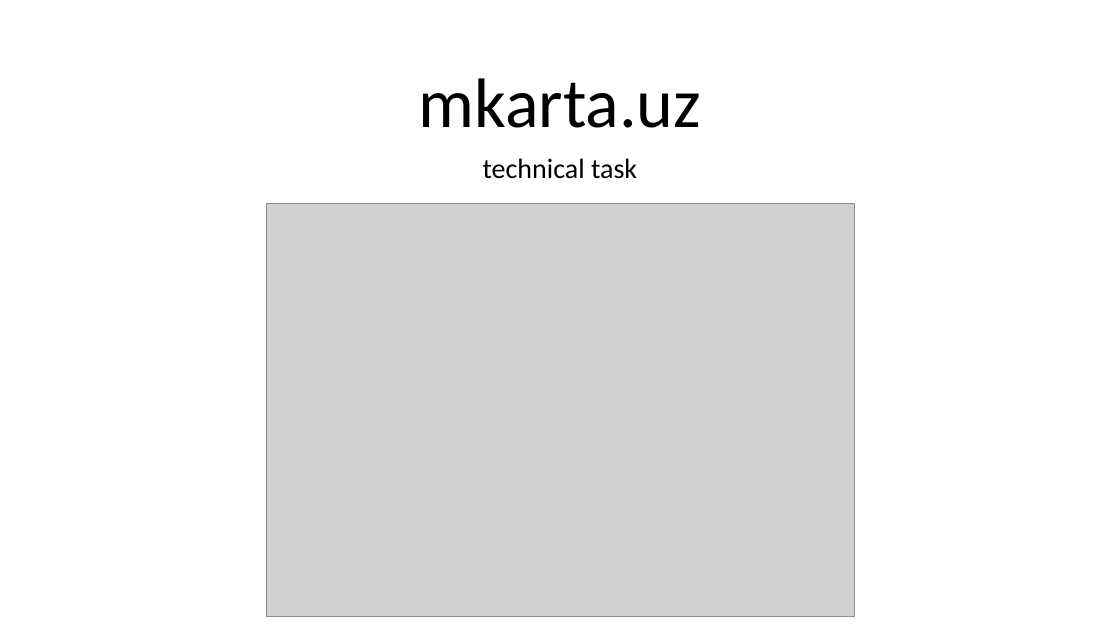
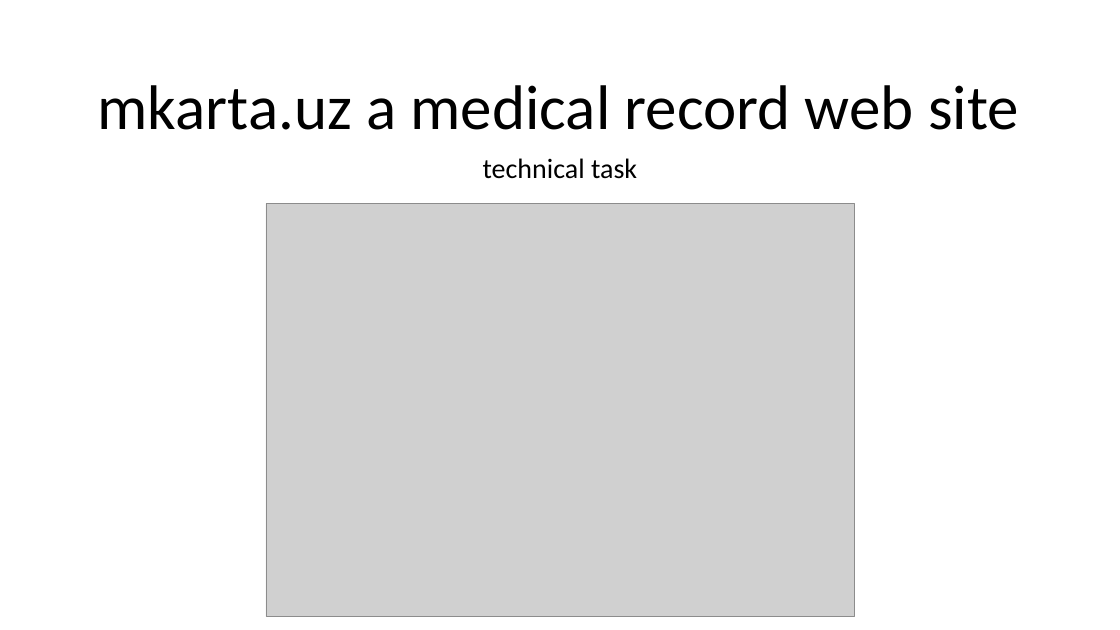
Before and after one commit to ruslanbek05/mkarta.uz, a slide deck: slide 1 of Presentation/mkarta.uz Technical requirement presentation - eng.pptx. Drawn at 1120x630 pixels with LibreOffice and Linux fonts; fonts in the diff are those of the drawing; grey boxes stand for pictures. Boxes give left, top, right and bottom in pixels: in the first picture for what was removed or moved away, otherwise in the second. Text is boxed around its words. In the diff, an @@ line names an element or a change of style, - is before the commit and + after.

```diff
--- a/Presentation/mkarta.uz Technical requirement presentation - eng.pptx
+++ b/Presentation/mkarta.uz Technical requirement presentation - eng.pptx
@@ title at box(98, 85, 1019, 130): text changed; size 60 to 54 pt @@
-mkarta.uz
+mkarta.uz a medical record web site
```
